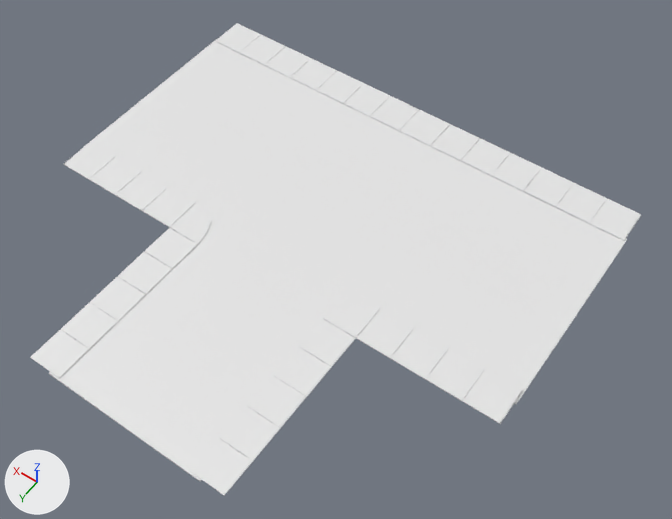
The FBX model Pieklo dzidowca kregi spierdolenia/Assets/Models/Levels/Level1/Props/Other/Prop_Models/Model_Skrzyzowanie.fbx as it was, and as the next commit left it.
One viewpoint serves both versions: a 50 mm camera at (-10.91, 15.59, 21.12) aimed at (-1.23, 2.03, -0.18). Lighting does not change. The marker at lower left points along +X, +Y and +Z. The older version comes first. Where no turn or scale is listed for an object, it has been applied to the vertices.

The first picture shows 'Mesh_Skrzyzowanie_ChodnikN', 'Mesh_Skrzyzowanie_ChodnikS', 'Mesh_Skrzyzowanie_Jezdnia'.
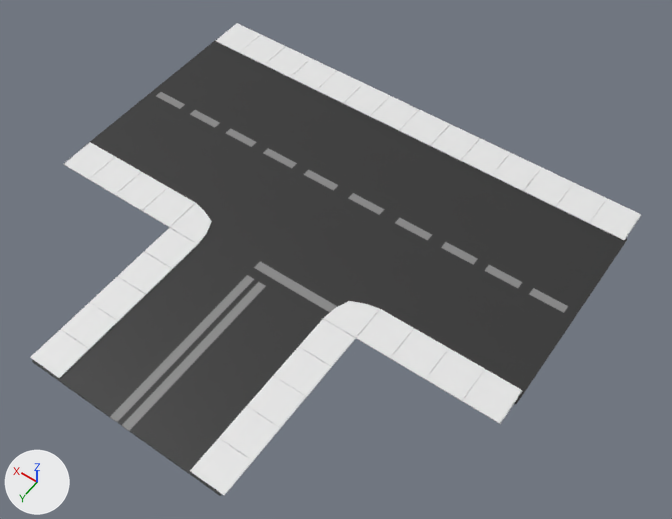
Location of each change, [x1, y1, x2, y2] in pixels of the pictures (672 x 519 px; the box of a moved part takes in the faces that stretch with it):
'Mesh_Skrzyzowanie_Jezdnia', recoloured, surface changed (white to grey)
    both: [49, 39, 627, 482]
part 1 of me_plane_045, moved or reshaped
    before: [49, 39, 627, 482]
    after: [32, 39, 627, 496]
part 2 of me_plane_045, surface changed (white to grey)
    before: [49, 39, 627, 482]
    after: [32, 39, 627, 496]

The change, as a diff of the scene's bpy script:
```diff
--- a/Pieklo dzidowca kregi spierdolenia/Assets/Models/Levels/Level1/Props/Other/Prop_Models/Model_Skrzyzowanie.fbx.py
+++ b/Pieklo dzidowca kregi spierdolenia/Assets/Models/Levels/Level1/Props/Other/Prop_Models/Model_Skrzyzowanie.fbx.py
@@ img_ulica_skrzyzowanie_png @@
+img_ulica_skrzyzowanie_png = load_image('Ulica_Skrzyzowanie.png', '../../../../../../Textures and materials/Textures/Textures for game/Krag_1/Ulica_Skrzyzowanie.png', 1524, 1524, 'sRGB')
@@ mat_material @@
+mat_material = principled_material('Material')
+mat_material.texture = img_ulica_skrzyzowanie_png
@@ me_plane_045 @@
 me_plane_045.from_pydata(...)  # 20 vertices, 18 faces; spans x -7.8..7.8, y -3.4..9.6, z 0.0
 # used by ob_mesh_skrzyzowanie_jezdnia; location = (0.0, 0.0, 0.0)
+# me_plane_045 part 1: all 12 vertices in x -2.6..2.6, y -3.4..9.6, z 0.0 are scaled about their middle by (1.24, 1, 1)
+# me_plane_045 part 2: texture (UV) coordinates of 18 of 18 faces, centred in x -7.8..7.8, y -3.4..9.6, z 0.0, changed; they spanned u -0.01..0.93, v 0.0..1.01 and now span u 0.0..1.0, v 0.0..0.92
+me_plane_045.materials.append(mat_material)  # picture img_ulica_skrzyzowanie_png
```
